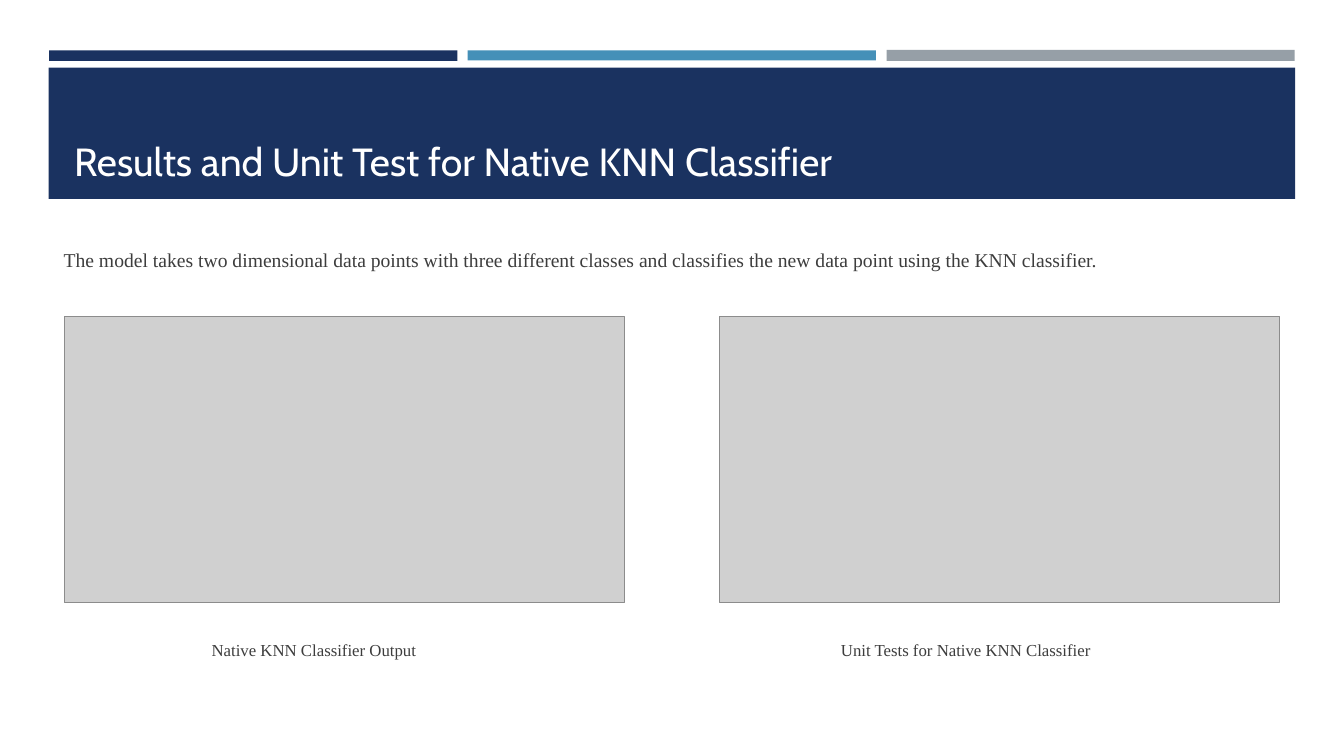
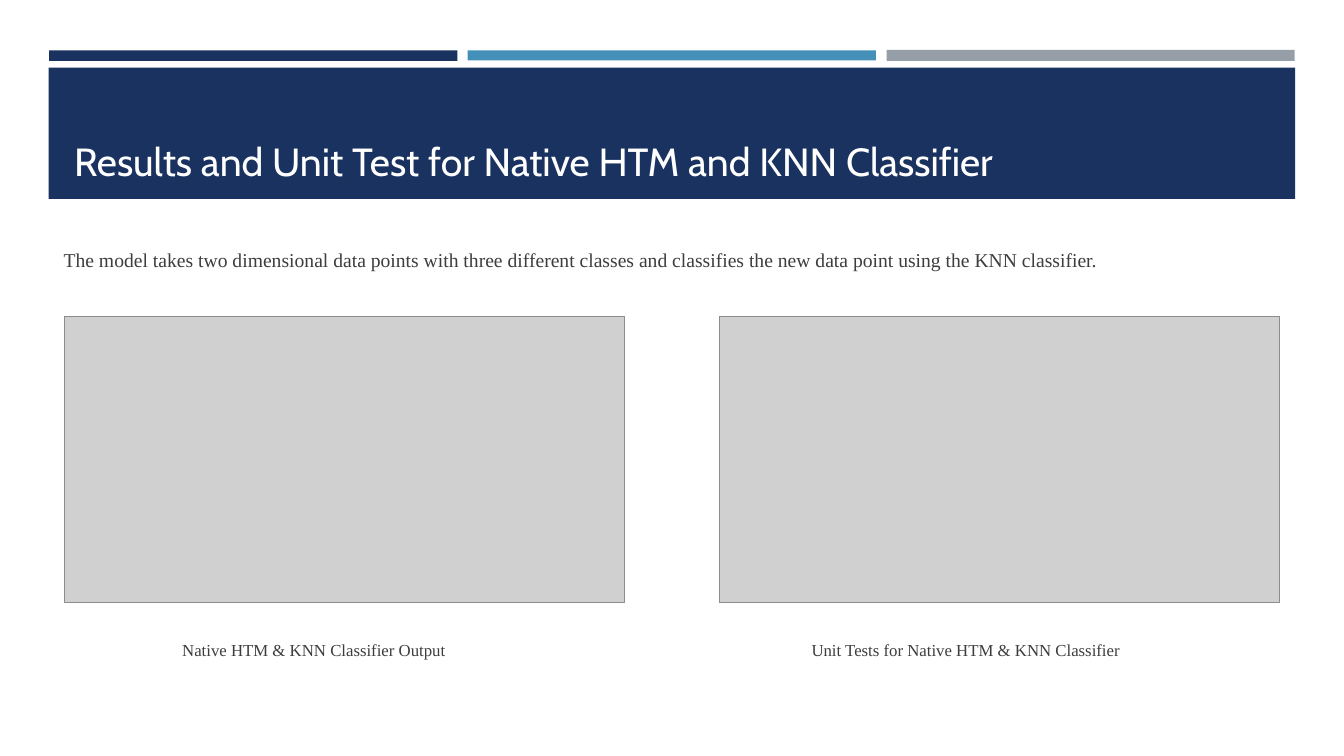
Before and after one commit to Abwahab55/neocortexapi-AppHorozon, a slide deck: slide 8 of source/MySEProject/Documentation/PPT_ML 2425-01 Investigate Image Reconstruction by Using Classifiers.pptx (slide 6 before the commit). Drawn at 1344x756 pixels with LibreOffice and Linux fonts; fonts in the diff are those of the drawing; grey boxes stand for pictures. Boxes give left, top, right and bottom in pixels: in the first picture for what was removed or moved away, otherwise in the second. Text is boxed around its words. In the diff, an @@ line names an element or a change of style, - is before the commit and + after.

```diff
--- a/source/MySEProject/Documentation/PPT_ML 2425-01 Investigate Image Reconstruction by Using Classifiers.pptx
+++ b/source/MySEProject/Documentation/PPT_ML 2425-01 Investigate Image Reconstruction by Using Classifiers.pptx
@@ title at box(74, 146, 993, 177): text changed @@
-Results and Unit Test for Native KNN Classifier
+Results and Unit Test for Native HTM and KNN Classifier
@@ text at box(182, 644, 446, 660): text changed @@
-Native KNN Classifier Output
+Native HTM & KNN Classifier Output
@@ text at box(812, 644, 1119, 656): text changed @@
-Unit Tests for Native KNN Classifier
+Unit Tests for Native HTM & KNN Classifier
```
Also in this commit, not shown: 6 other slides changed, 3 slides added.
